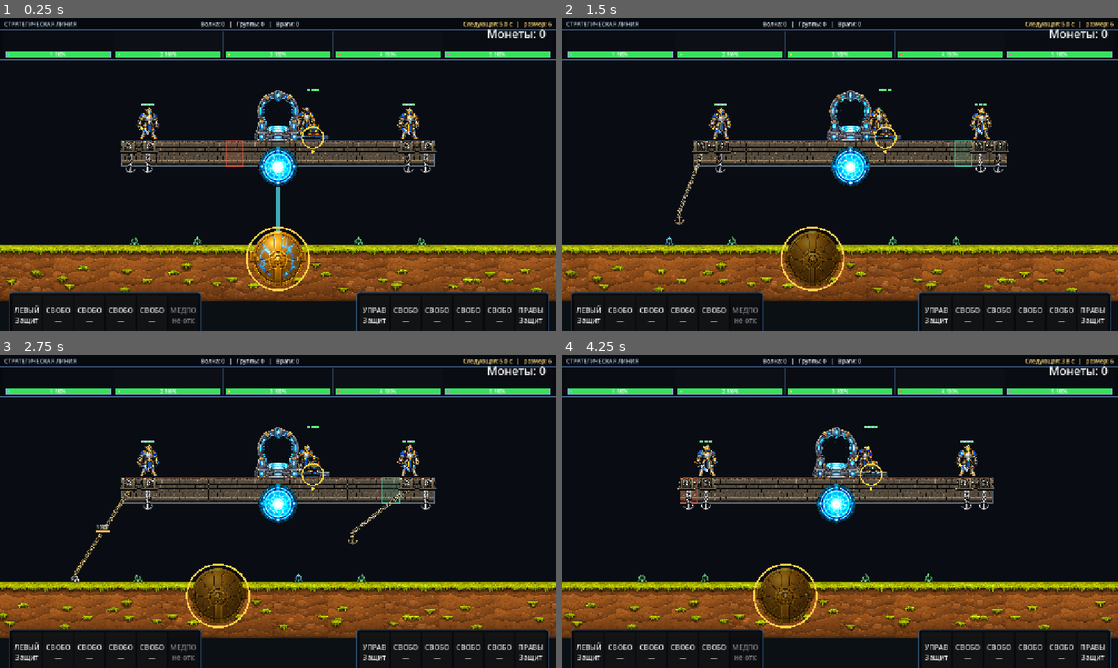
Above: before the commit, frames 1-4 (two rows, left to right).
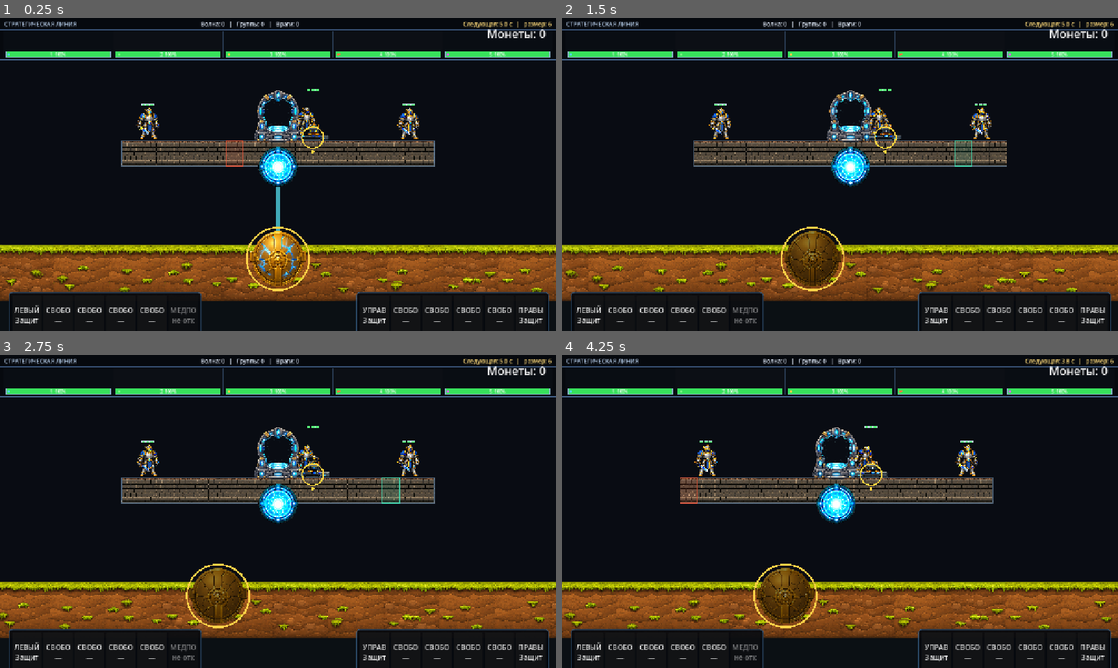
Above: after the commit, the same moments.

Repository: bageus/GloryProtect
Game: Godot game, scene res://scenes/game/game_root_with_flyers.tscn
The game is run twice, just before and just after one commit, with the same random seed, the same clock (stepped at 60 frames per second) and the same inputs.
Inputs (mouse positions are in pixels of both pictures, inside the frame that each line leads up to):
- Up to frame 1 (0.25 s): no input
- Up to frame 2 (1.5 s): tap Enter (ui_accept) at 0.5, 0.77 s; move the mouse to (962, 158) at 0.52 s; hold Right (ui_right) 0.53-1.25 s; tap 1 at 0.6 s; click (962, 158) at 0.67 s; drag from (728, 190) to (812, 237) at 1.27 s
- Up to frame 3 (2.75 s): move the mouse to (333, 442) at 2.02 s; hold Right (ui_right) from 2.03 s (still down); tap 3 at 2.1 s
- Up to frame 4 (4.25 s): release Right (ui_right) at 2.75 s; drag from (812, 574) to (673, 464) at 2.77 s; move the mouse to (1006, 558) at 3.52 s; hold Left (ui_left) from 3.53 s (still down); tap R at 3.6 s; tap Enter (ui_accept) at 3.77 s

The runs differ from the first frame. In frame 1, 0.6% of the frame differs, in the area x 21-79%, y 39-73%; in frame 2, 0.7%; in frame 3, 0.9%, in the area x 12-79%, y 39-73%; in frame 4, 0.7%.
Error after the commit: Invalid assignment of property or key 'winch_vertical_offset' with value of type 'float' on a base object of type 'Node2D (CombatAnchorVisualController)'. (res…

Commit message:
Embed winches and enlarge ground clamps

Diff:
--- a/scripts/anchors/anchor_visual_controller.gd
+++ b/scripts/anchors/anchor_visual_controller.gd
@@ -18,14 +18,15 @@
 
 @export_group("Anchor Assets")
 @export_range(0.05, 0.5, 0.01) var object_asset_scale := 0.12
+@export_range(1.0, 2.0, 0.05) var clamp_scale_multiplier := 1.30
 @export_range(8.0, 128.0, 1.0) var chain_tile_height := 23.0
 @export_range(0.0, 0.9, 0.01) var chain_tile_overlap_ratio := 0.5
 @export_range(0.0, 1.0, 0.01) var alpha_crop_threshold := 0.08
 @export var clamp_ground_offset := Vector2(0.0, 2.0)
 @export var clamp_chain_connection_offset := Vector2(0.0, -17.0)
 @export var stowed_chain_length := 20.0
-@export var winch_vertical_offset := -28.0
-@export var winch_chain_exit_offset := Vector2(0.0, 12.0)
+@export_range(0.0, 30.0, 1.0) var winch_embed_depth := 5.0
+@export var winch_chain_exit_offset := Vector2.ZERO
 
 var _store: AnchorRuntimeStore
 var _geometry: AnchorGeometry
@@ -87,6 +88,14 @@
 	_draw_winch_posts()
 
 
+func get_winch_visual_bottom(anchor_id: int) -> Vector2:
+	return _get_winch_bottom(anchor_id)
+
+
+func get_clamp_visual_scale() -> float:
+	return object_asset_scale * clamp_scale_multiplier
+
+
 func _draw_winch_posts() -> void:
 	for anchor_id: int in range(4):
 		var side := (
@@ -96,14 +105,14 @@
 		)
 		var mirrored := anchor_id == 1 or anchor_id == 3
 		_draw_winch(
-			_get_winch_center(anchor_id),
+			_get_winch_bottom(anchor_id),
 			mirrored,
 			bool(_is_operator_available.call(side))
 		)
 
 
 func _draw_winch(
-	center: Vector2,
+	bottom: Vector2,
 	mirrored: bool,
 	operator_available: bool
 ) -> void:
@@ -113,9 +122,9 @@
 		else Color(0.52, 0.55, 0.58, 1.0)
 	)
 	var size := _winch_source_rect.size * object_asset_scale
-	var rect := Rect2(-size * 0.5, size)
+	var rect := Rect2(Vector2(-size.x * 0.5, -size.y), size)
 	var scale := Vector2(-1.0, 1.0) if mirrored else Vector2.ONE
-	draw_set_transform(center, 0.0, scale)
+	draw_set_transform(bottom, 0.0, scale)
 	draw_texture_rect_region(WINCH_TEXTURE, rect, _winch_source_rect, tint)
 	draw_set_transform(Vector2.ZERO, 0.0, Vector2.ONE)
 
@@ -276,21 +285,24 @@
 
 
 func _draw_clamp(ground: Vector2, tint: Color) -> void:
-	var size := _clamp_source_rect.size * object_asset_scale
+	var size := _clamp_source_rect.size * get_clamp_visual_scale()
 	var bottom := ground + clamp_ground_offset
 	var rect := Rect2(bottom + Vector2(-size.x * 0.5, -size.y), size)
 	draw_texture_rect_region(CLAMP_TEXTURE, rect, _clamp_source_rect, tint)
 
 
-func _get_winch_center(anchor_id: int) -> Vector2:
+func _get_winch_bottom(anchor_id: int) -> Vector2:
+	return Vector2(
+		_geometry.get_platform_attachment_world(anchor_id).x,
+		_geometry.get_platform_surface_world_y() + winch_embed_depth
+	)
+
+
+func _get_anchor_chain_start(anchor_id: int) -> Vector2:
 	return (
 		_geometry.get_platform_attachment_world(anchor_id)
-		+ Vector2(0.0, winch_vertical_offset)
-	)
-
-
-func _get_anchor_chain_start(anchor_id: int) -> Vector2:
-	return _get_winch_center(anchor_id) + winch_chain_exit_offset
+		+ winch_chain_exit_offset
+	)
 
 
 func _get_clamp_tint(anchor: AnchorRuntime) -> Color:
